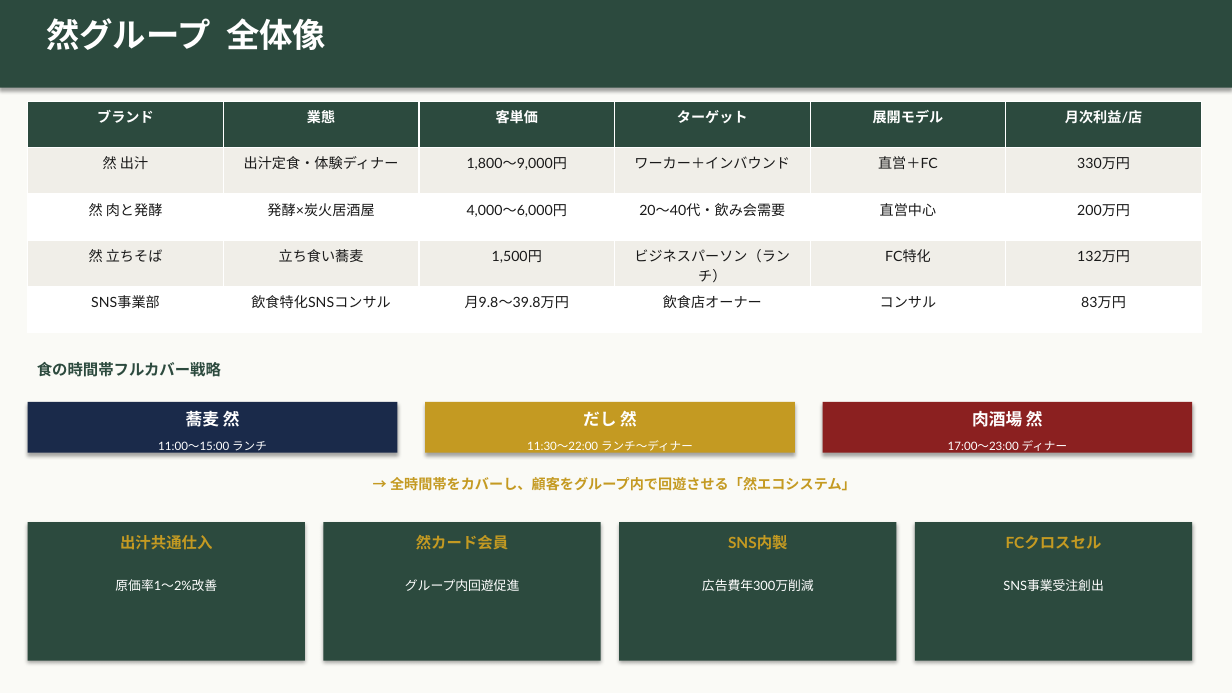
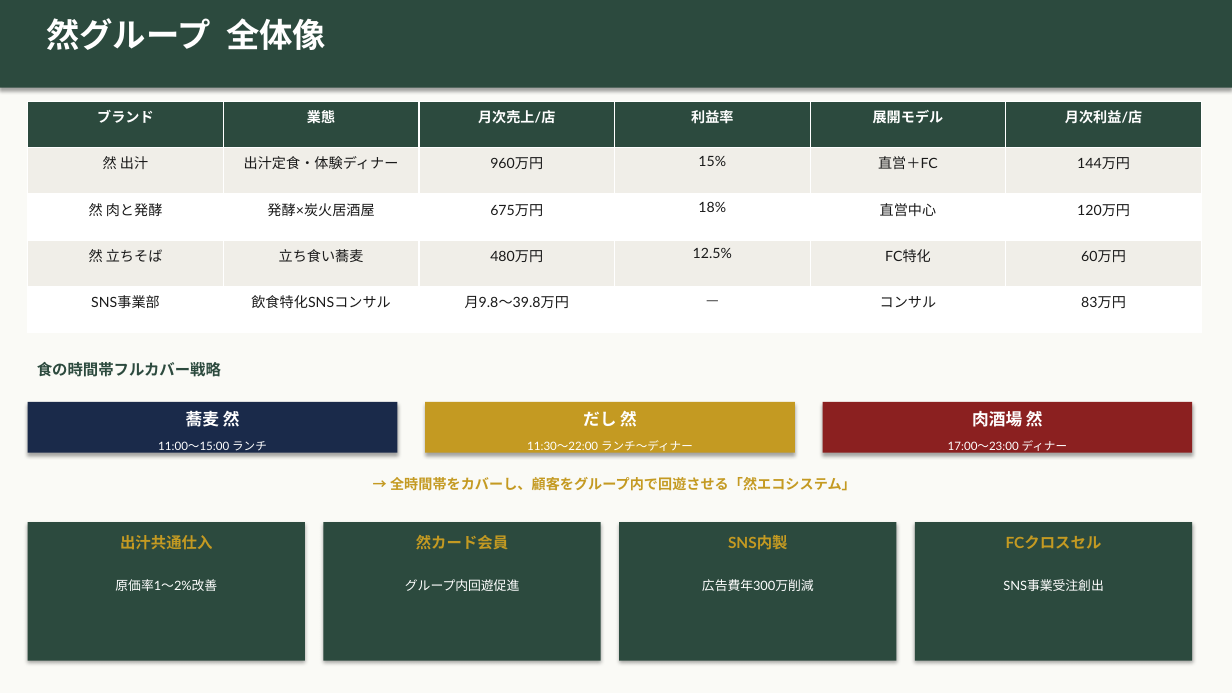
Before and after one commit to hunkotusaisinryo-lab/test-repo, a slide deck: slide 4 of zen/07_融資・投資家資料/然グループ_統合ピッチデッキ_強化版.pptx. Drawn at 1232x693 pixels with LibreOffice and Linux fonts; fonts in the diff are those of the drawing. Boxes give left, top, right and bottom in pixels: in the first picture for what was removed or moved away, otherwise in the second. Text is boxed around its words. In the diff, an @@ line names an element or a change of style, - is before the commit and + after.

```diff
--- a/zen/07_融資・投資家資料/然グループ_統合ピッチデッキ_強化版.pptx
+++ b/zen/07_融資・投資家資料/然グループ_統合ピッチデッキ_強化版.pptx
@@ table at bbox=[28, 102, 1203, 333] @@
-row 1, column 3: 客単価
+row 1, column 3: 月次売上/店
-row 1, column 4: ターゲット
+row 1, column 4: 利益率
-row 2: 然 出汁 | 出汁定食・体験ディナー | 1,800〜9,000円 | ワーカー＋インバウンド | 直営＋FC | 330万円
+row 2: 然 出汁 | 出汁定食・体験ディナー | 960万円 | 15% | 直営＋FC | 144万円
-row 3: 然 肉と発酵 | 発酵×炭火居酒屋 | 4,000〜6,000円 | 20〜40代・飲み会需要 | 直営中心 | 200万円
+row 3: 然 肉と発酵 | 発酵×炭火居酒屋 | 675万円 | 18% | 直営中心 | 120万円
-row 4: 然 立ちそば | 立ち食い蕎麦 | 1,500円 | ビジネスパーソン（ランチ） | FC特化 | 132万円
+row 4: 然 立ちそば | 立ち食い蕎麦 | 480万円 | 12.5% | FC特化 | 60万円
-row 5, column 4: 飲食店オーナー
+row 5, column 4: ─
```
Also in this commit, not shown: 5 other slides changed, 1 other file.
